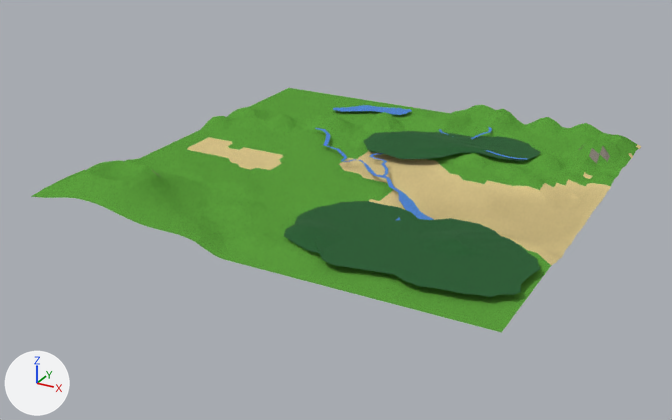
One commit to the Blender file art/world/source/world_landscape.blend: the scene before it, then after it.
Rendered twice from a 50 mm camera at (1760.0, -3453.0, 1520.0) aimed at (-68.0, -131.0, -141.0). The axes (+X, +Y, +Z) are drawn at lower left. The lights are the same throughout. The older version comes first.

Before the edit, the objects in view are built like this:
```python
me_plane_001 = bpy.data.meshes.new('Plane.001')
me_plane_001.from_pydata(...)  # 2704 vertices, 2601 faces; spans x -1.0..1.0, y -1.0..1.0, z -20.8..51.1
me_plane_001.materials.append(mat_ground_placeholder)
me_plane_002 = bpy.data.meshes.new('Plane.002')
me_plane_002.from_pydata(...)  # 71 vertices, 54 faces; spans x -1.1..0.5, y -2.7..0.9, z -8.6..32.4
me_plane_002.materials.append(mat_forest_placeholder)
me_plane_003 = bpy.data.meshes.new('Plane.003')
me_plane_003.from_pydata(...)  # 221 vertices, 192 faces; spans x -1.0..1.0, y -0.9..0.3, z 12.1..44.7
me_plane_003.materials.append(mat_forest_placeholder)
ob_elder_wood = bpy.data.objects.new('elder wood', me_plane_003)
ob_elder_wood.location = (513.0, -452.0, 9.0)
ob_elder_wood.scale = (500.0, 500.0, 1.0)
ob_geo = bpy.data.objects.new('geo', me_plane_001)
ob_geo.location = (0.0, 0.0, 0.0)
ob_geo.rotation_euler = (0.0, 0.0, 4.712)  # degrees (0, 0, 270)
ob_geo.scale = (1000.0, 1000.0, 3.0)
ob_northwood = bpy.data.objects.new('northwood', me_plane_002)
ob_northwood.location = (372.0, 606.0, 17.0)
ob_northwood.scale = (500.0, 150.0, 1.0)
# also in view: 'Pale River' at (74.0, 199.0, 25.0)
```
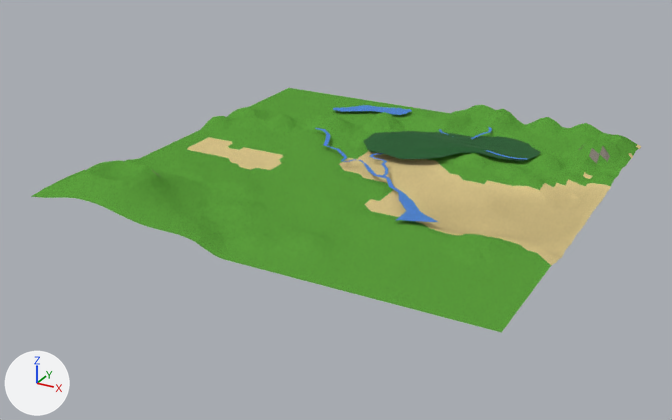
Where the change shows, as pixel boxes [x1, y1, x2, y2] in the pictures (672 x 420 px):
'elder wood', hidden (green): before [284, 201, 541, 297]

The edits, one by one:
Object 'elder wood' (ob_elder_wood) is now hidden.
